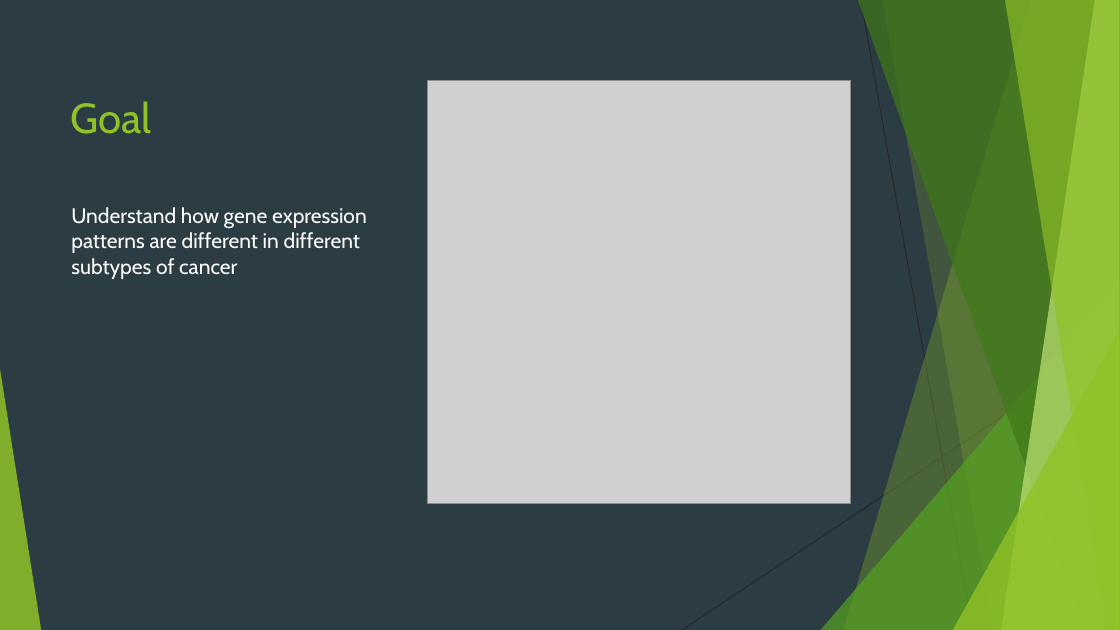
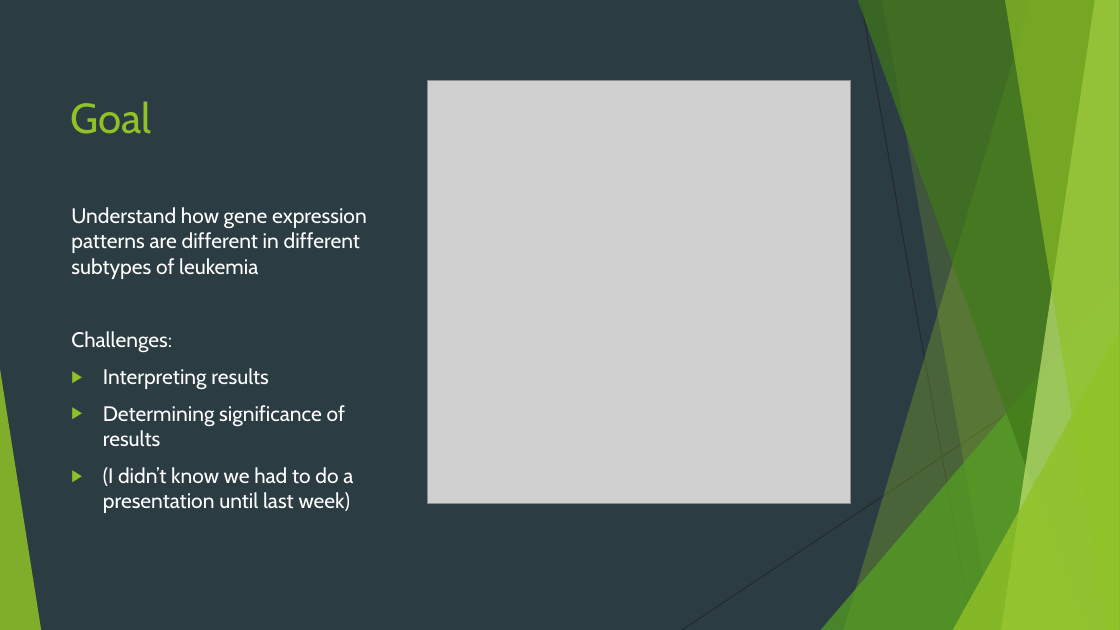
Before and after one commit to nowei/leukemia-classification, a slide deck: slide 5 of Leukemia Detection.pptx. Drawn at 1120x630 pixels with LibreOffice and Linux fonts; fonts in the diff are those of the drawing; grey boxes stand for pictures. Boxes give left, top, right and bottom in pixels: in the first picture for what was removed or moved away, otherwise in the second. Text is boxed around its words. In the diff, an @@ line names an element or a change of style, - is before the commit and + after.

```diff
--- a/Leukemia Detection.pptx
+++ b/Leukemia Detection.pptx
@@ text at [71, 207, 367, 513]: text changed @@
-Understand how gene expression patterns are different in different subtypes of cancer
+Understand how gene expression patterns are different in different subtypes of leukemia
+Challenges:
+▶ Interpreting results
+▶ Determining significance of results
+▶ (I didn’t know we had to do a presentation until last week)
```
Also in this commit, not shown: 13 other slides changed, 10 slides added, 6 slides removed, 15 other files.
